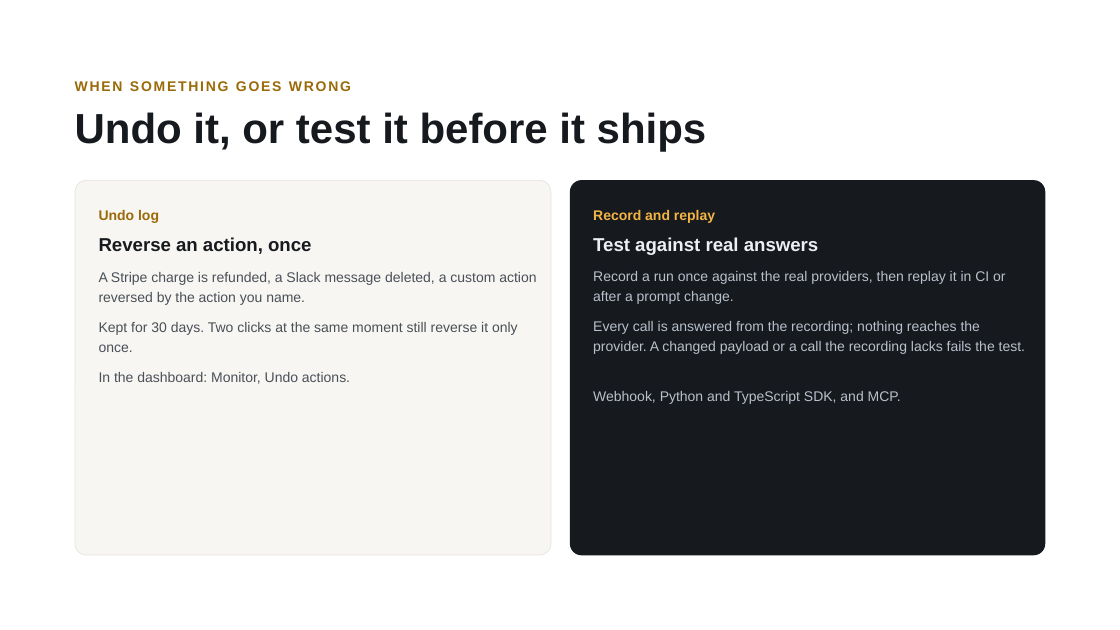
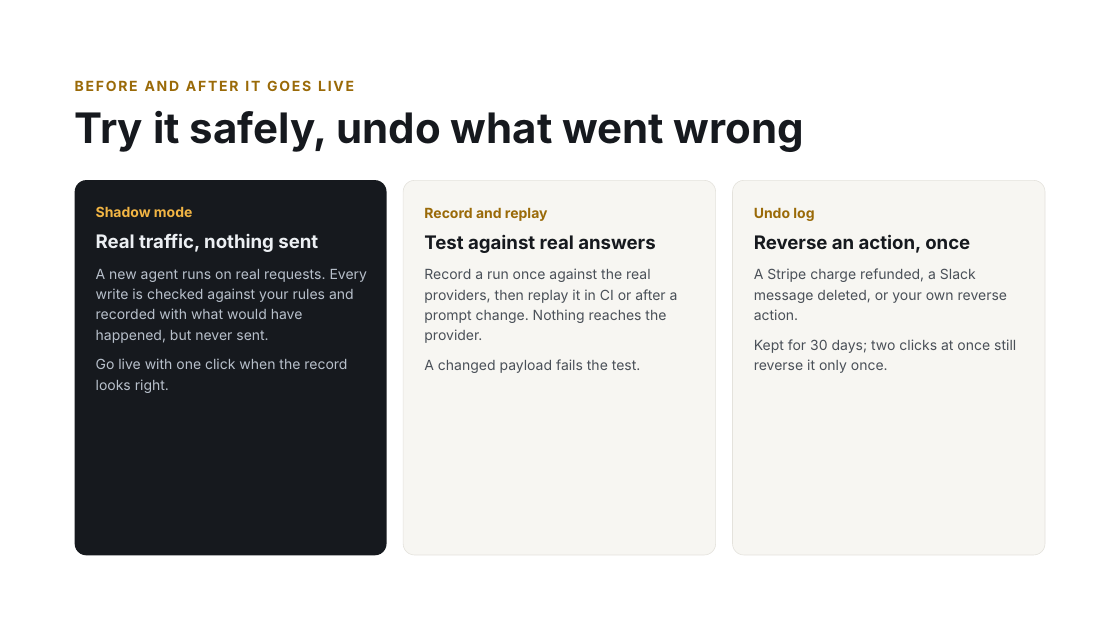
Before and after one commit to agentraas/agentraas, a slide deck: slide 7 of docs/presentations/AgentRaaS-deck.pptx. Drawn at 1120x630 pixels with LibreOffice and Linux fonts; fonts in the diff are those of the drawing. Boxes give left, top, right and bottom in pixels: in the first picture for what was removed or moved away, otherwise in the second. Text is boxed around its words. In the diff, an @@ line names an element or a change of style, - is before the commit and + after.

```diff
--- a/docs/presentations/AgentRaaS-deck.pptx
+++ b/docs/presentations/AgentRaaS-deck.pptx
@@ text at bbox=[75, 80, 354, 91]: text changed; font Arial to Inter @@
-WHEN SOMETHING GOES WRONG
+BEFORE AND AFTER IT GOES LIVE
@@ text at bbox=[75, 110, 804, 152]: text changed; font Arial to Inter @@
-Undo it, or test it before it ships
+Try it safely, undo what went wrong
@@ rounded rectangle: place and size @@
-rounded rectangle at bbox=[75, 181, 551, 555]
+rounded rectangle at bbox=[75, 180, 386, 555]
@@ rounded rectangle at bbox=[75, 180, 386, 555]: fill #F7F6F2 to #16191E; outline #E4E2DC 0.5 pt to none; proportions changed @@
@@ text added at bbox=[96, 206, 192, 217], 12 pt, text #F2B544, bold @@
+Shadow mode
@@ rounded rectangle added at bbox=[403, 181, 716, 555], fill #F7F6F2, outline #E4E2DC 0.5 pt @@
@@ text "Record and replay": place and size @@
-text "Record and replay" at bbox=[593, 210, 715, 223]
+text "Record and replay" at bbox=[424, 207, 548, 221]
@@ text "Record and replay" at bbox=[424, 207, 548, 221]: font Arial to Inter, text colour #F2B544 to #9A6A08 @@
@@ rounded rectangle: place and size @@
-rounded rectangle at bbox=[570, 180, 1045, 555]
+rounded rectangle at bbox=[733, 181, 1045, 555]
@@ rounded rectangle at bbox=[733, 181, 1045, 555]: fill #16191E to #F7F6F2; outline none to #E4E2DC 0.5 pt; proportions changed @@
@@ text "Undo log": place and size @@
-text "Undo log" at bbox=[99, 210, 159, 223]
+text "Undo log" at bbox=[754, 207, 814, 221]
@@ text "Undo log" at bbox=[754, 207, 814, 221]: font Arial to Inter @@
@@ text added at bbox=[96, 233, 318, 252], 16 pt, text #ECEFF3, bold @@
+Real traffic, nothing sent
@@ text "Test against real answers": place and size @@
-text "Test against real answers" at bbox=[593, 237, 818, 255]
+text "Test against real answers" at bbox=[424, 234, 655, 253]
@@ text "Test against real answers" at bbox=[424, 234, 655, 253]: font Arial to Inter, text colour #ECEFF3 to #16191E @@
@@ text "Reverse an action, once" at bbox=[754, 234, 970, 253]: font Arial to Inter @@
@@ text "Reverse an action, once": place and size @@
-text "Reverse an action, once" at bbox=[99, 237, 311, 254]
+text "Reverse an action, once" at bbox=[754, 234, 970, 253]
@@ text at bbox=[96, 269, 367, 343]: text changed; font Arial to Inter; text colour #4A5058 to #B8C0CB @@
-A Stripe charge is refunded, a Slack message deleted, a custom action reversed by the action you name.
+A new agent runs on real requests. Every write is checked against your rules and recorded with what would have happened, but never sent.
@@ text at bbox=[424, 268, 678, 343]: text changed; font Arial to Inter; text colour #B8C0CB to #4A5058 @@
-Record a run once against the real providers, then replay it in CI or after a prompt change.
+Record a run once against the real providers, then replay it in CI or after a prompt change. Nothing reaches the provider.
@@ text added at bbox=[754, 268, 1007, 320], 12 pt, text #4A5058 @@
+A Stripe charge refunded, a Slack message deleted, or your own reverse action.
@@ text removed at bbox=[593, 321, 1025, 354] @@
-Every call is answered from the recording; nothing reaches the provider. A changed payload or a call the recording lacks fails the test.
@@ text added at bbox=[96, 358, 347, 393], 12 pt, text #B8C0CB @@
+Go live with one click when the record looks right.
@@ text added at bbox=[424, 359, 641, 373], 12 pt, text #4A5058 @@
+A changed payload fails the test.
@@ text at bbox=[754, 339, 1016, 373]: text changed; font Arial to Inter @@
-Kept for 30 days. Two clicks at the same moment still reverse it only once.
+Kept for 30 days; two clicks at once still reverse it only once.
@@ text removed at bbox=[99, 372, 350, 384] @@
-In the dashboard: Monitor, Undo actions.
@@ text removed at bbox=[593, 391, 901, 404] @@
-Webhook, Python and TypeScript SDK, and MCP.
```
Also in this commit, not shown: 12 other slides changed, 1 other file.
